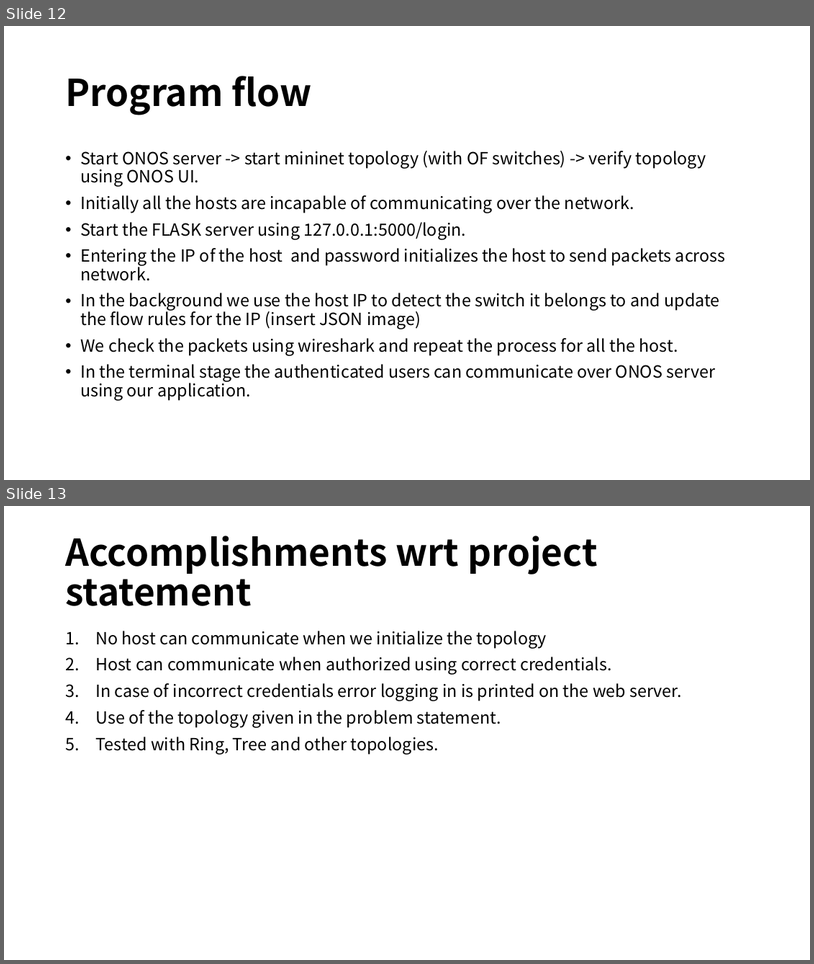
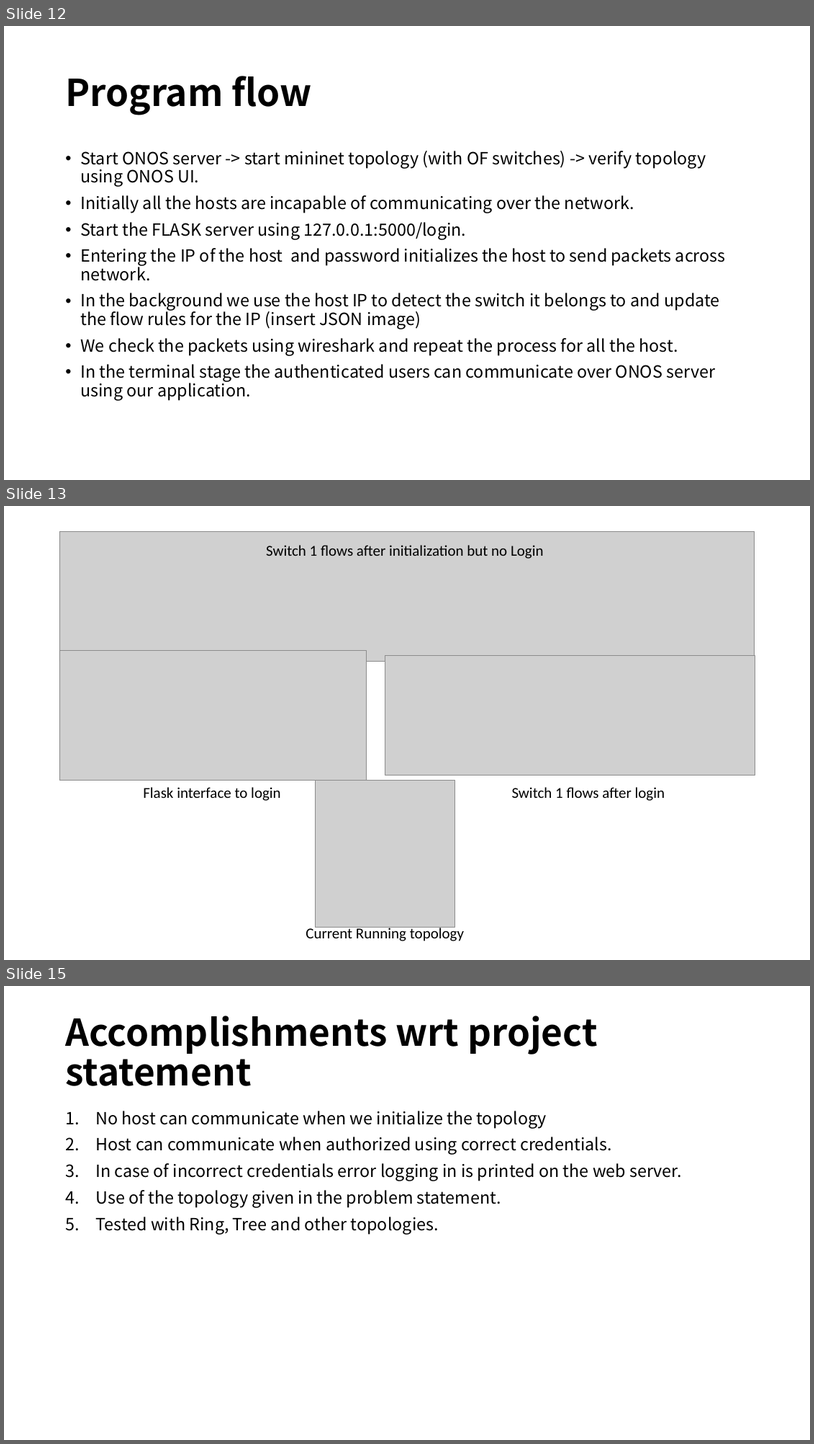
Before and after one commit to adoprox/SDN, a slide deck: 34359 – Software Defined Networking (SDN).pptx. Shown one above the other, each under a label of ours: slides 12 and 13 before the commit, slides 12, 13 and 15 after it; the slides between them are not shown. The pictures are 814x964 and 814x1444 pixels, drawn with LibreOffice and Linux fonts; fonts in the diff are those of the drawing; grey boxes stand for pictures. Boxes give left, top, right and bottom in pixels: in the first picture for what was removed or moved away, otherwise in the second. Text is boxed around its words. In the diff, an @@ line names an element or a change of style, - is before the commit and + after.

Commit message:
Update 34359 – Software Defined Networking (SDN).pptx
added pictures and ending slide
ready for tomorrow

```diff
--- a/34359 – Software Defined Networking (SDN).pptx
+++ b/34359 – Software Defined Networking (SDN).pptx
@@ slide 13 added at [4, 506, 810, 960], background #FFFFFF @@
@@ picture added at [59, 531, 756, 662] @@
@@ text added at [266, 545, 544, 559], 18 pt, text #000000 @@
+Switch 1 flows after initialization but no Login
@@ picture added at [59, 651, 367, 780] @@
@@ picture added at [385, 656, 755, 775] @@
@@ picture added at [316, 780, 455, 927] @@
@@ text added at [143, 787, 281, 800], 18 pt, text #000000 @@
+Flask interface to login
@@ text added at [512, 787, 666, 800], 18 pt, text #000000 @@
+Switch 1 flows after login
@@ text added at [306, 925, 464, 941], 18 pt, text #000000 @@
+Current Running topology
@@ what was slide 13 is now slide 15 @@
```
Also in this commit, not shown: 3 other slides added, 2 slides removed.
